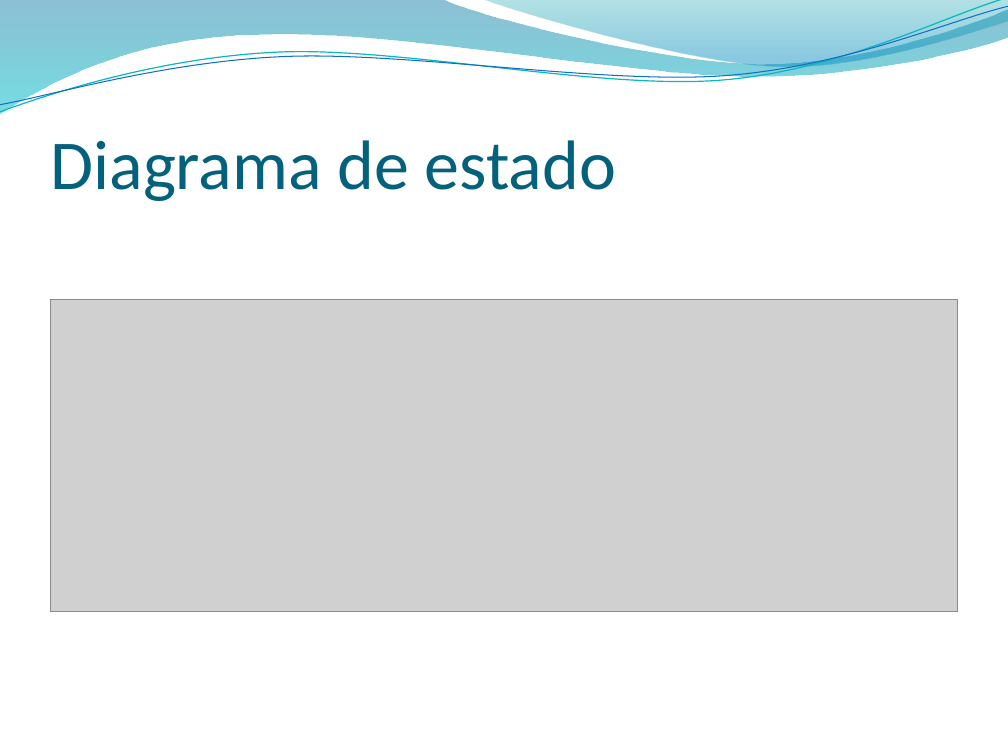
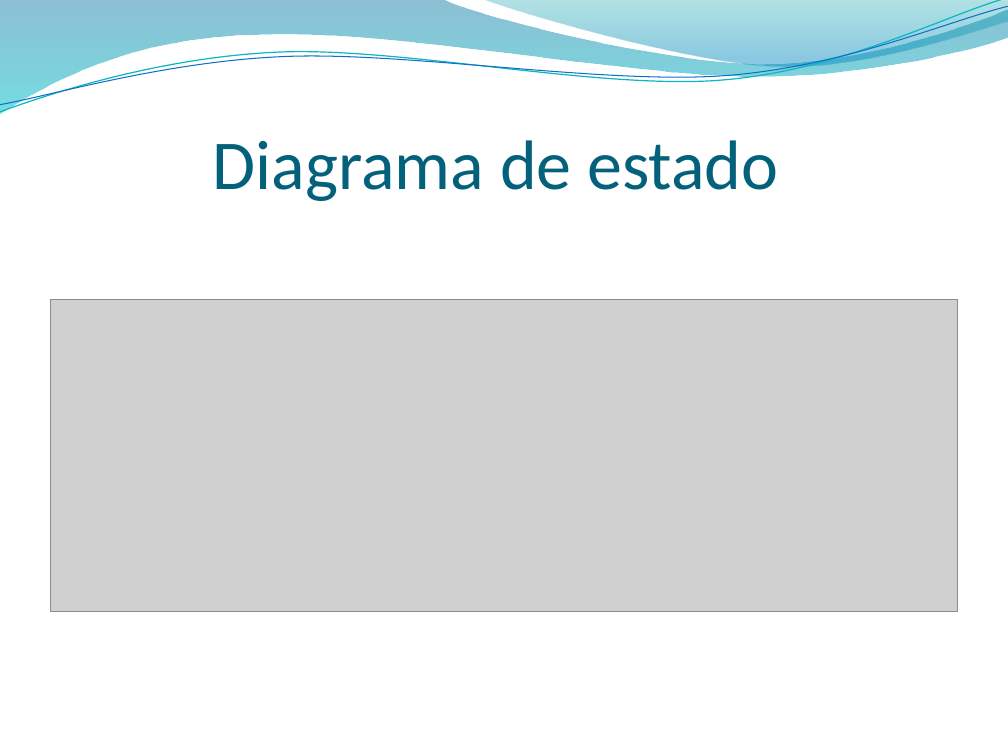
Before and after one commit to francben/proyectoDeliberyApp, a slide deck: slide 27 of Para Presentacion final.pptx. Drawn at 1008x756 pixels with LibreOffice and Linux fonts; fonts in the diff are those of the drawing; grey boxes stand for pictures; background and template pictures are left out. Boxes give left, top, right and bottom in pixels: in the first picture for what was removed or moved away, otherwise in the second. Text is boxed around its words. In the diff, an @@ line names an element or a change of style, - is before the commit and + after.

```diff
--- a/Para Presentacion final.pptx
+++ b/Para Presentacion final.pptx
@@ title "Diagrama de estado" at (x1=213, y1=140, x2=778, y2=201): alignment left to centre @@
```
Also in this commit, not shown: 6 other slides changed.
